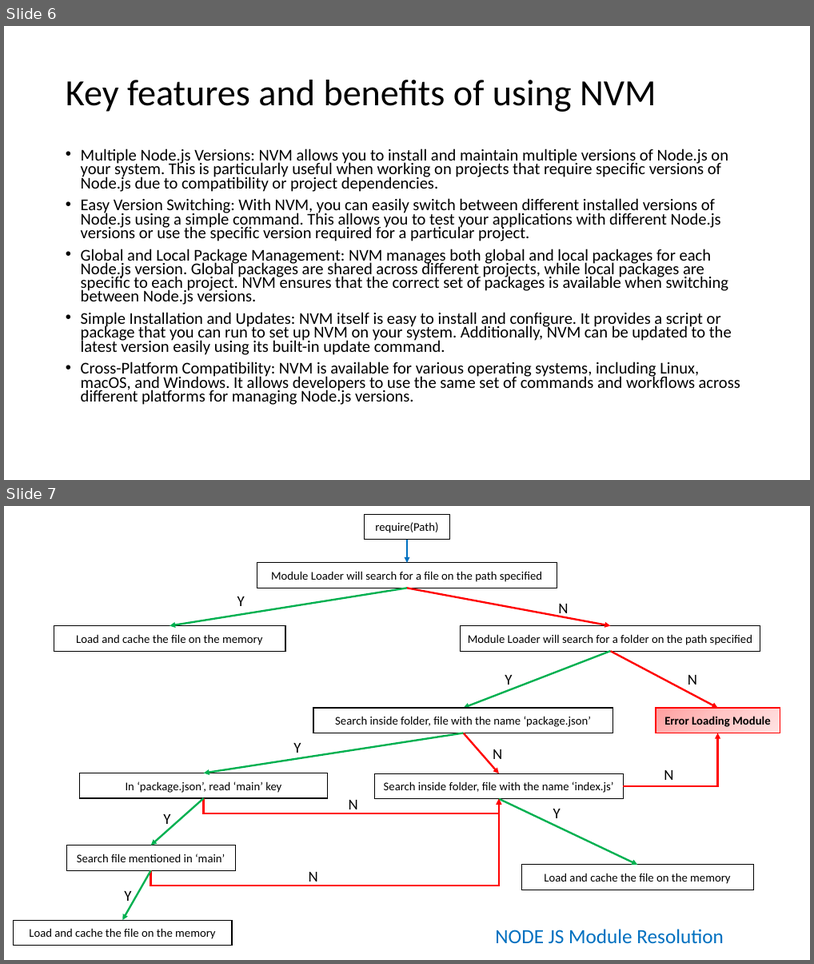
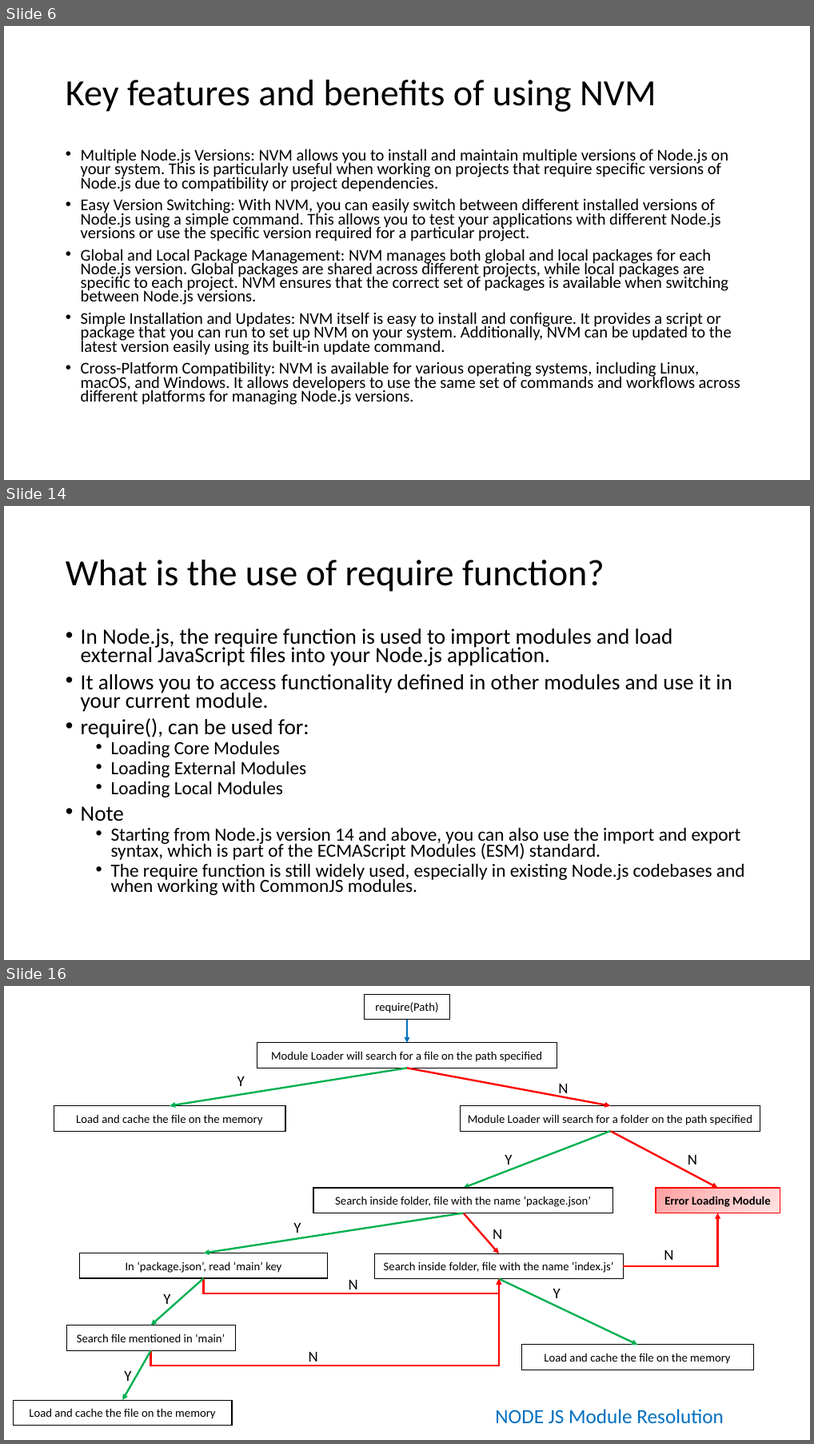
Before and after one commit to explore-with-manish/im-jan24, a slide deck: Node/Notes/Node.pptx. Shown one above the other, each under a label of ours: slides 6 and 7 before the commit, slides 6, 14 and 16 after it; the slides between them are not shown. The pictures are 814x964 and 814x1444 pixels, drawn with LibreOffice and Linux fonts; fonts in the diff are those of the drawing. Boxes give left, top, right and bottom in pixels: in the first picture for what was removed or moved away, otherwise in the second. Text is boxed around its words. In the diff, an @@ line names an element or a change of style, - is before the commit and + after.

Commit message:
Day 2 Start

```diff
--- a/Node/Notes/Node.pptx
+++ b/Node/Notes/Node.pptx
@@ slide 14 added at [4,506,810,960], background #FFFFFF @@
@@ title added at [66,560,605,592], 44 pt, text #000000 @@
+What is the use of require function?
@@ text added at [81,628,746,895], 22.2 pt, text #000000 @@
+• In Node.js, the require function is used to import modules and load external JavaScript files into your Node.js application.
+• It allows you to access functionality defined in other modules and use it in your current module.
+• require(), can be used for:
+  • Loading Core Modules
+  • Loading External Modules
+  • Loading Local Modules
+• Note
+  • Starting from Node.js version 14 and above, you can also use the import and export syntax, which is part of the ECMAScript Modules (ESM) standard.
+  • The require function is still widely used, especially in existing Node.js codebases and when working with CommonJS modules.
@@ what was slide 7 is now slide 16 @@
```
Also in this commit, not shown: 24 other slides added, 2 other files.
